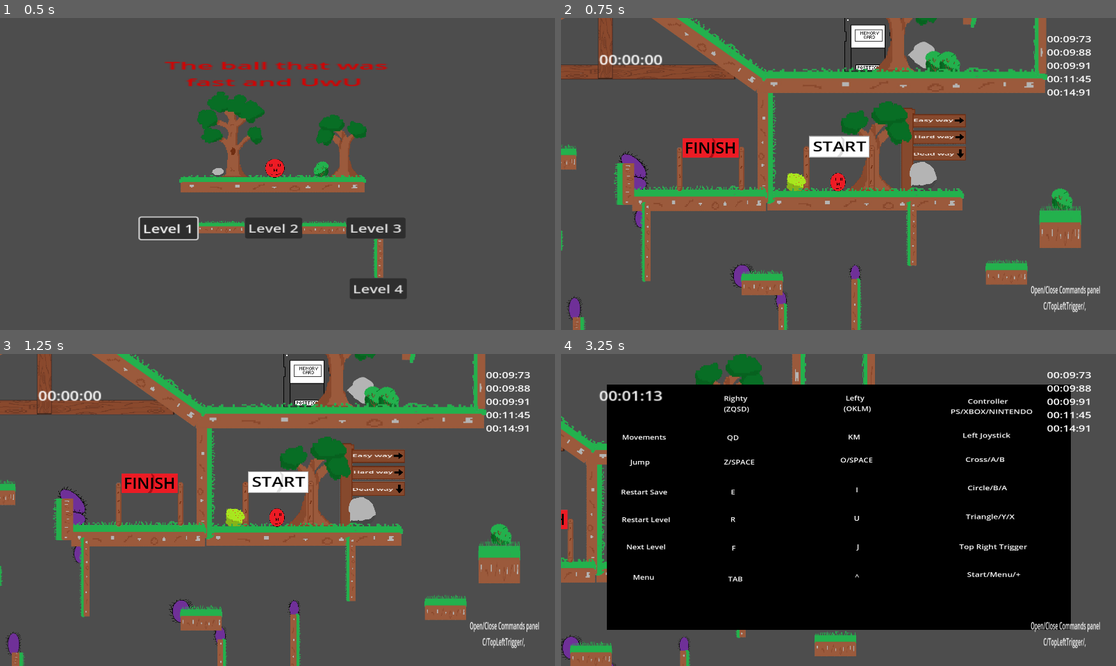
Above: before the commit, frames 1-4 (two rows, left to right).
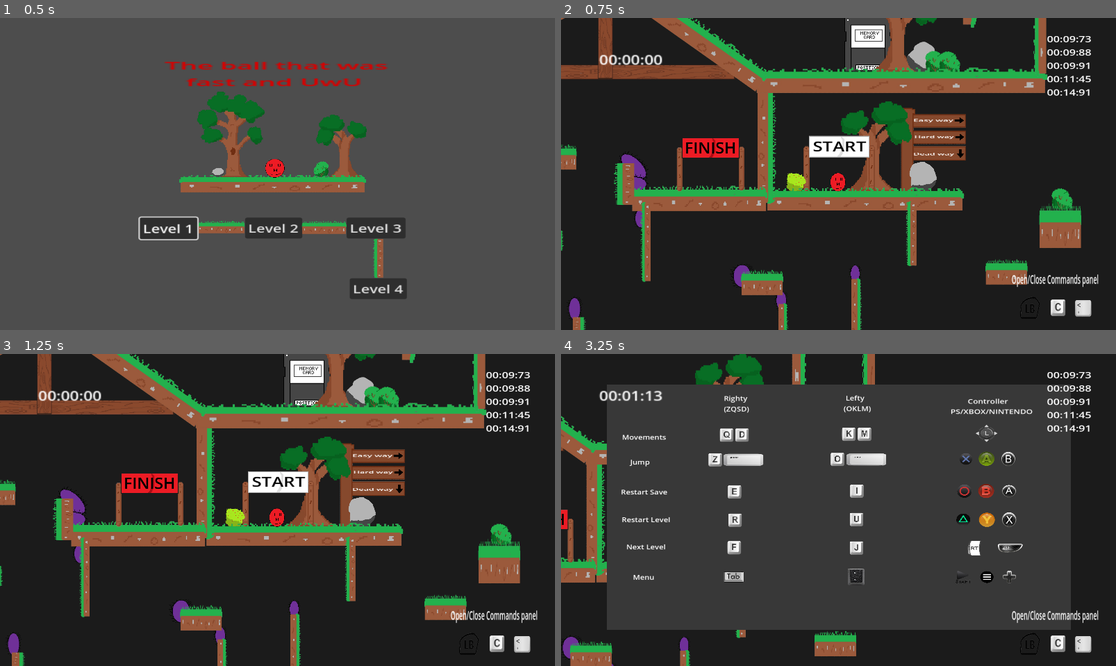
Above: after the commit, the same moments.

Repository: Mahnwe/TheBallThatWasUwU
Game: Godot game, scene res://Scenes/menu.tscn
Same seed, same stepped clock (60 frames per second), same inputs: the game is played once before the commit and once after it.
Inputs (mouse positions are in pixels of both pictures, inside the frame that each line leads up to):
- Up to frame 1 (0.5 s): no input
- Up to frame 2 (0.75 s): click "Level 1" at 0.5 s
- Up to frame 3 (1.25 s): no input
- Up to frame 4 (3.25 s): tap Enter at 1.25 s; move the mouse to (960, 494) at 1.27 s; hold D (move_right) 1.28-2.78 s; tap X (dash) at 1.35 s; click (960, 494) at 1.42 s; tap Space (jump) at 1.52, 2.27 s; move the mouse to (727, 525) at 2.02 s; tap F (next_level) at 2.1 s; move the mouse to (894, 441) at 2.77 s; hold A (move_left) from 2.78 s (still down); tap C (open_commands) at 2.85 s

Frame 1 is identical in both runs. In frame 2, 74% of the frame differs, in the area x 0-100%, y 0-100%; in frame 3, 74%; in frame 4, 94%.

Commit message:
Rework parts of UI with the new pngs, still the pause scene todo

Diff:
--- a/Scenes/commands_ui.tscn
+++ b/Scenes/commands_ui.tscn
@@ -1,6 +1,41 @@
-[gd_scene load_steps=2 format=3 uid="uid://cp0mu2e8kcon"]
+[gd_scene load_steps=37 format=3 uid="uid://cp0mu2e8kcon"]
 
 [ext_resource type="Script" path="res://Scripts/commands_ui.gd" id="1_in6he"]
+[ext_resource type="Texture2D" uid="uid://cea44i1yw26q1" path="res://Arts/KeyboardControls/Qkey-removebg-preview.png" id="2_apncb"]
+[ext_resource type="Texture2D" uid="uid://bnnl3n15x2t5l" path="res://Arts/KeyboardControls/Dkey-removebg-preview.png" id="3_uafni"]
+[ext_resource type="Texture2D" uid="uid://c32h8q26o4uyd" path="res://Arts/KeyboardControls/Zkey-removebg-preview.png" id="4_04nmc"]
+[ext_resource type="Texture2D" uid="uid://d3shxj7lijtfx" path="res://Arts/KeyboardControls/Spacekey-removebg-preview.png" id="5_gv5bw"]
+[ext_resource type="Texture2D" uid="uid://bc1x1232loy37" path="res://Arts/KeyboardControls/Ekey-removebg-preview.png" id="6_1sqgb"]
+[ext_resource type="Texture2D" uid="uid://bxs4smkm3bogo" path="res://Arts/KeyboardControls/Rkey-removebg-preview.png" id="7_nffs6"]
+[ext_resource type="Texture2D" uid="uid://dfyccu6jjdl6m" path="res://Arts/KeyboardControls/Fkey-removebg-preview.png" id="8_2xnq0"]
+[ext_resource type="Texture2D" uid="uid://doposqf4xd8cw" path="res://Arts/KeyboardControls/Tabkey-removebg-preview.png" id="9_x7xfw"]
+[ext_resource type="Texture2D" uid="uid://pmg43xtn6xiy" path="res://Arts/KeyboardControls/Xkey-removebg-preview.png" id="10_lfldb"]
+[ext_resource type="Texture2D" uid="uid://bsoyl6jusm3ys" path="res://Arts/KeyboardControls/Kkey-removebg-preview.png" id="11_4pkt2"]
+[ext_resource type="Texture2D" uid="uid://cuv8n5in56pkk" path="res://Arts/KeyboardControls/Mkey-removebg-preview.png" id="12_sunxo"]
+[ext_resource type="Texture2D" uid="uid://cfp3osmdvn2ak" path="res://Arts/KeyboardControls/Okey-removebg-preview.png" id="13_l6bwp"]
+[ext_resource type="Texture2D" uid="uid://cbmvxyponfcue" path="res://Arts/KeyboardControls/Ikey-removebg-preview.png" id="14_qa38p"]
+[ext_resource type="Texture2D" uid="uid://bkt8unwo1idff" path="res://Arts/KeyboardControls/Ukey-removebg-preview.png" id="15_q0fr3"]
+[ext_resource type="Texture2D" uid="uid://b2y8j40kibhyg" path="res://Arts/KeyboardControls/Jkey-removebg-preview.png" id="16_2cbhg"]
+[ext_resource type="Texture2D" uid="uid://doifl1w5xb306" path="res://Arts/KeyboardControls/Circumflexkey-removebg-preview.png" id="17_15w8q"]
+[ext_resource type="Texture2D" uid="uid://b42xivpe6f75y" path="res://Arts/KeyboardControls/Semicolonkey-removebg-preview.png" id="18_s7klp"]
+[ext_resource type="Texture2D" uid="uid://doeotn4rjw8v4" path="res://Arts/ControllerControls/LeftJoystick-removebg-preview.png" id="19_jgwf3"]
+[ext_resource type="Texture2D" uid="uid://c11woyc7aa1j7" path="res://Arts/ControllerControls/Cross-removebg-preview.png" id="20_lg78q"]
+[ext_resource type="Texture2D" uid="uid://c3uy8htjo7x7b" path="res://Arts/ControllerControls/AButton-removebg-preview.png" id="21_iurxd"]
+[ext_resource type="Texture2D" uid="uid://batnsbas4oa8u" path="res://Arts/ControllerControls/BSwitch-removebg-preview.png" id="22_5so20"]
+[ext_resource type="Texture2D" uid="uid://cgijxlad10f54" path="res://Arts/ControllerControls/CircleButton-removebg-preview.png" id="23_7oxx0"]
+[ext_resource type="Texture2D" uid="uid://cx83hytcg66vq" path="res://Arts/ControllerControls/BButton-removebg-preview.png" id="24_4woxk"]
+[ext_resource type="Texture2D" uid="uid://57v35ecv1pcw" path="res://Arts/ControllerControls/ASwitch-removebg-preview.png" id="25_khoyl"]
+[ext_resource type="Texture2D" uid="uid://cnrsquqhx3ucx" path="res://Arts/ControllerControls/TriangleButton-removebg-preview.png" id="26_7pc8d"]
+[ext_resource type="Texture2D" uid="uid://b5tjyqi8gqrau" path="res://Arts/ControllerControls/YButton-removebg-preview.png" id="27_s0mdr"]
+[ext_resource type="Texture2D" uid="uid://d2ivef5yrurvd" path="res://Arts/ControllerControls/XSwitch-removebg-preview.png" id="28_f6ipp"]
+[ext_resource type="Texture2D" uid="uid://bbdesxaqu1x6o" path="res://Arts/ControllerControls/RightTrigger-removebg-preview.png" id="29_yo4yd"]
+[ext_resource type="Texture2D" uid="uid://d4uppifddsjc" path="res://Arts/ControllerControls/RightTriggerSwitch-removebg-preview.png" id="30_ajr3c"]
+[ext_resource type="Texture2D" uid="uid://cnakslo431wlm" path="res://Arts/ControllerControls/Start-removebg-preview.png" id="31_p8u0t"]
+[ext_resource type="Texture2D" uid="uid://chi8fx5di1r7n" path="res://Arts/ControllerControls/Menu-removebg-preview.png" id="32_k81pc"]
+[ext_resource type="Texture2D" uid="uid://bwv5alhg5rklv" path="res://Arts/ControllerControls/Switch+-removebg-preview.png" id="33_cep7v"]
+[ext_resource type="Texture2D" uid="uid://d2tdp336bis5j" path="res://Arts/ControllerControls/Square-removebg-preview.png" id="34_k6euw"]
+[ext_resource type="Texture2D" uid="uid://cmof2sbw6pjjp" path="res://Arts/ControllerControls/XButton-removebg-preview.png" id="35_dq218"]
+[ext_resource type="Texture2D" uid="uid://b2x3glmt64vks" path="res://Arts/ControllerControls/YSwitch-removebg-preview.png" id="36_jtqtl"]
 
 [node name="CommandsUI" type="Control"]
 z_index = 2
@@ -23,68 +58,48 @@
 text = "    Righty
     (ZQSD)"
 
-[node name="MovementK1" type="Label" parent="Keyboard1"]
-layout_mode = 0
-offset_left = 29.0
-offset_top = 115.0
-offset_right = 82.0
-offset_bottom = 143.0
-theme_override_font_sizes/font_size = 20
-text = "QD"
-
-[node name="JumpK1" type="Label" parent="Keyboard1"]
-layout_mode = 0
-offset_left = 21.0
-offset_top = 187.0
-offset_right = 101.0
-offset_bottom = 215.0
-theme_override_font_sizes/font_size = 20
-text = "Z/SPACE"
-
-[node name="RestartSaveK1" type="Label" parent="Keyboard1"]
-layout_mode = 0
-offset_left = 39.0
-offset_top = 275.0
-offset_right = 79.0
-offset_bottom = 303.0
-theme_override_font_sizes/font_size = 20
-text = "E"
-
-[node name="RestartLevelK1" type="Label" parent="Keyboard1"]
-layout_mode = 0
-offset_left = 38.0
-offset_top = 355.0
-offset_right = 78.0
-offset_bottom = 383.0
-theme_override_font_sizes/font_size = 20
-text = "R"
-
-[node name="NextLevelK1" type="Label" parent="Keyboard1"]
-layout_mode = 0
-offset_left = 41.0
-offset_top = 439.0
-offset_right = 81.0
-offset_bottom = 467.0
-theme_override_font_sizes/font_size = 20
-text = "F"
-
-[node name="MenuK1" type="Label" parent="Keyboard1"]
-layout_mode = 0
-offset_left = 32.0
-offset_top = 530.0
-offset_right = 72.0
-offset_bottom = 558.0
-theme_override_font_sizes/font_size = 20
-text = "TAB"
-
-[node name="DashK1" type="Label" parent="Keyboard1"]
-layout_mode = 0
-offset_left = 37.0
-offset_top = 604.0
-offset_right = 77.0
-offset_bottom = 632.0
-theme_override_font_sizes/font_size = 20
-text = "X"
+[node name="MovementK1" type="Sprite2D" parent="Keyboard1"]
+position = Vector2(28, 123)
+scale = Vector2(0.171171, 0.192982)
+texture = ExtResource("2_apncb")
+
+[node name="Sprite2D" type="Sprite2D" parent="Keyboard1/MovementK1"]
+position = Vector2(233.684, 0)
+texture = ExtResource("3_uafni")
+
+[node name="JumpK1" type="Sprite2D" parent="Keyboard1"]
+position = Vector2(-1, 195)
+scale = Vector2(0.171171, 0.192982)
+texture = ExtResource("4_04nmc")
+
+[node name="Sprite2D" type="Sprite2D" parent="Keyboard1/JumpK1"]
+position = Vector2(426.474, 0)
+texture = ExtResource("5_gv5bw")
+
+[node name="RestartSaveK1" type="Sprite2D" parent="Keyboard1"]
+position = Vector2(49, 290)
+scale = Vector2(0.171171, 0.192982)
+texture = ExtResource("6_1sqgb")
+
+[node name="RestartLevelK1" type="Sprite2D" parent="Keyboard1"]
+position = Vector2(50, 372)
+scale = Vector2(0.171171, 0.192982)
+texture = ExtResource("7_nffs6")
+
+[node name="NextLevelK1" type="Sprite2D" parent="Keyboard1"]
+position = Vector2(48, 453)
+scale = Vector2(0.171171, 0.192982)
+texture = ExtResource("8_2xnq0")
+
+[node name="MenuK1" type="Sprite2D" parent="Keyboard1"]
+position = Vector2(47, 539)
+scale = Vector2(0.171171, 0.192982)
+texture = ExtResource("9_x7xfw")
+
+[node name="DashK1" type="Sprite2D" parent="Keyboard1"]
+position = Vector2(47, 622)
+scale = Vector2(0.171171, 0.192982)
+texture = ExtResource("10_lfldb")
 
 [node name="Keyboard2" type="Label" parent="."]
 z_index = 2
@@ -97,68 +112,48 @@
 text = "    Lefty
    (OKLM)"
 
-[node name="MovementK2" type="Label" parent="Keyboard2"]
-layout_mode = 0
-offset_left = 27.0
-offset_top = 114.0
-offset_right = 67.0
-offset_bottom = 142.0
-theme_override_font_sizes/font_size = 20
-text = "KM"
-
-[node name="JumpK2" type="Label" parent="Keyboard2"]
-layout_mode = 0
-offset_left = 7.0
-offset_top = 182.0
-offset_right = 91.0
-offset_bottom = 210.0
-theme_override_font_sizes/font_size = 20
-text = "O/SPACE"
-
-[node name="RestartSaveK2" type="Label" parent="Keyboard2"]
-layout_mode = 0
-offset_left = 47.0
-offset_top = 269.0
-offset_right = 87.0
-offset_bottom = 297.0
-theme_override_font_sizes/font_size = 20
-text = "I"
-
-[node name="RestartLevelK2" type="Label" parent="Keyboard2"]
-layout_mode = 0
-offset_left = 42.0
-offset_top = 353.0
-offset_right = 82.0
-offset_bottom = 381.0
-theme_override_font_sizes/font_size = 20
-text = "U"
-
-[node name="NextLevelK2" type="Label" parent="Keyboard2"]
-layout_mode = 0
-offset_left = 50.0
-offset_top = 436.0
-offset_right = 90.0
-offset_bottom = 464.0
-theme_override_font_sizes/font_size = 20
-text = "J"
-
-[node name="MenuK2" type="Label" parent="Keyboard2"]
-layout_mode = 0
-offset_left = 45.0
-offset_top = 524.0
-offset_right = 85.0
-offset_bottom = 552.0
-theme_override_font_sizes/font_size = 20
-text = "^"
-
-[node name="DashK2" type="Label" parent="Keyboard2"]
-layout_mode = 0
-offset_left = 17.0
-offset_top = 604.0
-offset_right = 92.0
-offset_bottom = 632.0
-theme_override_font_sizes/font_size = 20
-text = "Comma"
+[node name="MovementK2" type="Sprite2D" parent="Keyboard2"]
+position = Vector2(29, 121)
+scale = Vector2(0.171171, 0.192982)
+texture = ExtResource("11_4pkt2")
+
+[node name="Sprite2D" type="Sprite2D" parent="Keyboard2/MovementK2"]
+position = Vector2(239.526, 0)
+texture = ExtResource("12_sunxo")
+
+[node name="JumpK2" type="Sprite2D" parent="Keyboard2"]
+position = Vector2(0, 195)
+scale = Vector2(0.171171, 0.192982)
+texture = ExtResource("13_l6bwp")
+
+[node name="Sprite2D" type="Sprite2D" parent="Keyboard2/JumpK2"]
+position = Vector2(438.158, 0)
+texture = ExtResource("5_gv5bw")
+
+[node name="RestartSaveK2" type="Sprite2D" parent="Keyboard2"]
+position = Vector2(50, 288)
+scale = Vector2(0.171171, 0.192982)
+texture = ExtResource("14_qa38p")
+
+[node name="RestartLevelK2" type="Sprite2D" parent="Keyboard2"]
+position = Vector2(49, 371)
+scale = Vector2(0.171171, 0.192982)
+texture = ExtResource("15_q0fr3")
+
+[node name="NextLevelK2" type="Sprite2D" parent="Keyboard2"]
+position = Vector2(49, 455)
+scale = Vector2(0.171171, 0.192982)
+texture = ExtResource("16_2cbhg")
+
+[node name="MenuK2" type="Sprite2D" parent="Keyboard2"]
+position = Vector2(48, 540)
+scale = Vector2(0.171171, 0.192982)
+texture = ExtResource("17_15w8q")
+
+[node name="DashK2" type="Sprite2D" parent="Keyboard2"]
+position = Vector2(48, 622)
+scale = Vector2(0.171171, 0.192982)
+texture = ExtResource("18_s7klp")
 
 [node name="Controller" type="Label" parent="."]
 z_index = 2
@@ -172,68 +167,89 @@
 text = "        Controller
 PS/XBOX/NINTENDO"
 
-[node name="MovementsC" type="Label" parent="Controller"]
-layout_mode = 0
-offset_left = 29.0268
-offset_top = 103.093
-offset_right = 146.027
-offset_bottom = 131.093
-theme_override_font_sizes/font_size = 20
-text = "Left Joystick"
-
-[node name="JumpC" type="Label" parent="Controller"]
-layout_mode = 0
-offset_left = 35.5813
-offset_top = 176.289
-offset_right = 130.581
-offset_bottom = 204.289
-theme_override_font_sizes/font_size = 20
-text = "Cross/A/B"
-
-[node name="RestartSaveC" type="Label" parent="Controller"]
-layout_mode = 0
-offset_left = 41.1993
-offset_top = 261.856
-offset_right = 137.199
-offset_bottom = 289.856
-theme_override_font_sizes/font_size = 20
-text = "Circle/B/A"
-
-[node name="RestartLevelC" type="Label" parent="Controller"]
-layout_mode = 0
-offset_left = 36.5177
-offset_top = 349.485
-offset_right = 154.518
-offset_bottom = 377.485
-theme_override_font_sizes/font_size = 20
-text = "Triangle/Y/X"
-
-[node name="NextLevelC" type="Label" parent="Controller"]
-layout_mode = 0
-offset_left = 20.5996
-offset_top = 440.206
-offset_right = 185.6
-offset_bottom = 468.206
-theme_override_font_sizes/font_size = 20
-text = "Top Right Trigger"
-
-[node name="MenuC" type="Label" parent="Controller"]
-layout_mode = 0
-offset_left = 40.2629
-offset_top = 523.711
-offset_right = 261.262
-offset_bottom = 551.711
-theme_override_font_sizes/font_size = 20
-text = "Start/Menu/+"
-
-[node name="DashC" type="Label" parent="Controller"]
-layout_mode = 0
-offset_left = 43.072
-offset_top = 606.186
-offset_right = 208.072
-offset_bottom = 634.186
-theme_override_font_sizes/font_size = 20
-text = "Square/X/Y"
+[node name="MovementsC" type="Sprite2D" parent="Controller"]
+position = Vector2(88.4848, 111.856)
+scale = Vector2(0.242022, 0.240701)
+texture = ExtResource("19_jgwf3")
+
+[node name="JumpC" type="Sprite2D" parent="Controller"]
+position = Vector2(37.4539, 188.66)
+scale = Vector2(0.171171, 0.192982)
+texture = ExtResource("20_lg78q")
+
+[node name="Sprite2D" type="Sprite2D" parent="Controller/JumpC"]
+position = Vector2(295.393, -8.15137e-05)
+texture = ExtResource("21_iurxd")
+
+[node name="Sprite2D2" type="Sprite2D" parent="Controller/JumpC"]
+position = Vector2(603.563, 5.34193)
+scale = Vector2(1.90387, 2.17465)
+texture = ExtResource("22_5so20")
+
+[node name="RestartSaveC" type="Sprite2D" parent="Controller"]
+position = Vector2(33.7085, 286.598)
+scale = Vector2(0.171171, 0.192982)
+texture = ExtResource("23_7oxx0")
+
+[node name="Sprite2D" type="Sprite2D" parent="Controller/RestartSaveC"]
+position = Vector2(311.804, 0)
+texture = ExtResource("24_4woxk")
+
+[node name="Sprite2D2" type="Sprite2D" parent="Controller/RestartSaveC"]
+position = Vector2(639.854, 2.67098)
+scale = Vector2(1.90147, 1.86019)
+texture = ExtResource("25_khoyl")
+
+[node name="RestartLevelC" type="Sprite2D" parent="Controller"]
+position = Vector2(30.8995, 373.196)
+scale = Vector2(0.171171, 0.192982)
+texture = ExtResource("26_7pc8d")
+
+[node name="Sprite2D" type="Sprite2D" parent="Controller/RestartLevelC"]
+position = Vector2(333.685, 0)
+texture = ExtResource("27_s0mdr")
+
+[node name="Sprite2D2" type="Sprite2D" parent="Controller/RestartLevelC"]
+position = Vector2(650.06, -5.34198)
+scale = Vector2(1.95228, 2.25446)
+texture = ExtResource("28_f6ipp")
+
+[node name="NextLevelC" type="Sprite2D" parent="Controller"]
+position = Vector2(58.9899, 458.763)
+scale = Vector2(0.304857, 0.250913)
+texture = ExtResource("29_yo4yd")
+
+[node name="Sprite2D" type="Sprite2D" parent="Controller/NextLevelC"]
+position = Vector2(282.571, 0)
+texture = ExtResource("30_ajr3c")
+
+[node name="MenuC" type="Sprite2D" parent="Controller"]
+position = Vector2(30.8995, 546.392)
+scale = Vector2(0.171171, 0.192982)
+texture = ExtResource("31_p8u0t")
+
+[node name="Sprite2D" type="Sprite2D" parent="Controller/MenuC"]
+position = Vector2(333.685, 0)
+texture = ExtResource("32_k81pc")
+
+[node name="Sprite2D2" type="Sprite2D" parent="Controller/MenuC"]
+position = Vector2(650.958, 2.67098)
+scale = Vector2(1.97126, 2.03283)
+texture = ExtResource("33_cep7v")
+
+[node name="DashC" type="Sprite2D" parent="Controller"]
+position = Vector2(29.9631, 634.021)
+scale = Vector2(0.171171, 0.192982)
+texture = ExtResource("34_k6euw")
+
+[node name="Sprite2D" type="Sprite2D" parent="Controller/DashC"]
+position = Vector2(339.155, 0)
+texture = ExtResource("35_dq218")
+
+[node name="Sprite2D2" type="Sprite2D" parent="Controller/DashC"]
+position = Vector2(667.369, -5.34205)
+scale = Vector2(1.92471, 2.09689)
+texture = ExtResource("36_jtqtl")
 
 [node name="Movements" type="Label" parent="."]
 layout_mode = 2
@@ -305,4 +321,4 @@
 layout_mode = 0
 offset_right = 40.0
 offset_bottom = 40.0
-color = Color(0, 0, 0, 1)
+color = Color(0.219501, 0.219501, 0.219501, 1)
--- a/Scenes/level1.tscn
+++ b/Scenes/level1.tscn
@@ -600,6 +600,14 @@
 [node name="platform30" parent="." instance=ExtResource("7_v154u")]
 position = Vector2(-952, -795)
 scale = Vector2(0.160002, 1)
+
+[node name="ColorRect" type="ColorRect" parent="."]
+z_index = -20
+offset_left = -2785.0
+offset_top = -1107.0
+offset_right = 925.0
+offset_bottom = 1022.0
+color = Color(0.10748, 0.10748, 0.10748, 1)
 
 [connection signal="player_exited_game_area" from="GameArea" to="." method="_on_game_area_player_exited_game_area"]
 [connection signal="player_exited_start_area" from="StartArea" to="." method="_on_start_area_player_exited_start_area"]
--- a/Scenes/pause.tscn
+++ b/Scenes/pause.tscn
@@ -38,6 +38,7 @@
 offset_right = 409.0
 offset_bottom = 901.0
 scale = Vector2(2.92302, 1.95431)
+theme_override_colors/font_color = Color(0, 0, 0, 1)
 text = "Return to menu
 
              Ctrl
@@ -51,7 +52,6 @@
 offset_right = 27.0551
 offset_bottom = 35.3948
 scale = Vector2(3.95883, 2.78068)
-color = Color(0, 0, 0, 1)
 
 [node name="Label3" type="Label" parent="."]
 z_index = 5
@@ -61,6 +61,7 @@
 offset_right = 1446.0
 offset_bottom = 901.0
 scale = Vector2(2.88, 1.92)
+theme_override_colors/font_color = Color(0, 0, 0, 1)
 text = "          Continue
 
        Start/Menu/+
@@ -75,4 +76,3 @@
 offset_right = 28.1944
 offset_bottom = 34.5652
 scale = Vector2(4.90278, 2.86957)
-color = Color(0, 0, 0, 1)
--- a/Scenes/player.tscn
+++ b/Scenes/player.tscn
@@ -1,15 +1,18 @@
-[gd_scene load_steps=19 format=3 uid="uid://c26rjdt07ubrq"]
+[gd_scene load_steps=22 format=3 uid="uid://c26rjdt07ubrq"]
 
 [ext_resource type="Script" path="res://Scripts/player.gd" id="1_24gvc"]
 [ext_resource type="Texture2D" uid="uid://dbrwk67lnlp18" path="res://Arts/SpritesPersoBall/UwUSpriteBallFront-removebg-preview.png" id="2_g0yss"]
 [ext_resource type="PackedScene" uid="uid://c5pqy18mxsyby" path="res://Scenes/ui.tscn" id="2_rhkkp"]
+[ext_resource type="Texture2D" uid="uid://cwaisf542byb4" path="res://Arts/ControllerControls/LeftButton-removebg-preview.png" id="3_uwjuy"]
 [ext_resource type="Texture2D" uid="uid://diefribiugm3m" path="res://Arts/SpritesPersoBall/UwUSpriteBallDead-removebg-preview.png" id="4_02vbv"]
 [ext_resource type="Texture2D" uid="uid://c2005s45nfh52" path="res://Arts/SpritePersoDash/SpritePersoDash2-removebg-preview.png" id="4_157te"]
 [ext_resource type="Texture2D" uid="uid://cqp3ll46bo27n" path="res://Arts/SpritesPersoBall/UwUSpriteBallRight-removebg-preview.png" id="4_bp6ha"]
 [ext_resource type="Texture2D" uid="uid://dnugkqa4d7tfa" path="res://Arts/NewAnimSpriteBall/UwUSpriteBallRight1.5-removebg-preview.png" id="4_je60a"]
 [ext_resource type="Texture2D" uid="uid://bklk682klvor3" path="res://Arts/SpritesPersoBall/UwUSpriteBallRight2-removebg-preview.png" id="4_lx36c"]
+[ext_resource type="Texture2D" uid="uid://dq7p41nue3lsr" path="res://Arts/KeyboardControls/Ckey-removebg-preview.png" id="4_t2j0q"]
 [ext_resource type="Texture2D" uid="uid://b3h7mq0abcqhm" path="res://Arts/SpritesPersoBall/UwUSpriteBallRight3-removebg-preview.png" id="5_1nd78"]
 [ext_resource type="Texture2D" uid="uid://heukqqvjk1t7" path="res://Arts/SpritePersoDash/SpritePersoDash3-removebg-preview.png" id="5_q6oje"]
+[ext_resource type="Texture2D" uid="uid://bifgwrqjt20is" path="res://Arts/KeyboardControls/Commakey-removebg-preview.png" id="5_w2qmr"]
 [ext_resource type="Texture2D" uid="uid://c2ftocachgsg2" path="res://Arts/NewAnimSpriteBall/UwUSpriteBallRight2.5-removebg-preview.png" id="6_7yqso"]
 [ext_resource type="Texture2D" uid="uid://c4ukjf7cupgrp" path="res://Arts/SpritesPersoBall/UwUSpriteBallRight4-removebg-preview.png" id="6_raa1c"]
 [ext_resource type="Texture2D" uid="uid://dgyamti7exbgx" path="res://Arts/SpriteCharacterJump/SpriteJumpAnim1-removebg-preview.png" id="7_ibe2s"]
@@ -138,13 +141,28 @@
 offset_bottom = 441.0
 
 [node name="Commands" type="Label" parent="Camera2D/CanvasLayer"]
-offset_left = 1625.0
-offset_top = 915.0
-offset_right = 1854.0
-offset_bottom = 964.0
+offset_left = 1559.0
+offset_top = 873.0
+offset_right = 1845.0
+offset_bottom = 922.0
 scale = Vector2(1.05147, 2.14183)
-text = "Open/Close Commands panel
-          C/TopLeftTrigger/,"
+theme_override_font_sizes/font_size = 20
+text = "Open/Close Commands panel"
+
+[node name="Sprite2D" type="Sprite2D" parent="Camera2D/CanvasLayer/Commands"]
+position = Vector2(59.9163, 60.6957)
+scale = Vector2(0.231413, 0.192982)
+texture = ExtResource("3_uwjuy")
+
+[node name="Sprite2D" type="Sprite2D" parent="Camera2D/CanvasLayer/Commands/Sprite2D"]
+position = Vector2(400.778, 0)
+scale = Vector2(1.49553, 1)
+texture = ExtResource("4_t2j0q")
+
+[node name="Sprite2D2" type="Sprite2D" parent="Camera2D/CanvasLayer/Commands/Sprite2D"]
+position = Vector2(758.243, 4.83873)
+scale = Vector2(1, 0.643679)
+texture = ExtResource("5_w2qmr")
 
 [node name="AnimatedSprite2D" type="AnimatedSprite2D" parent="."]
 visibility_layer = 2
--- a/Scenes/wooden_plank.tscn
+++ b/Scenes/wooden_plank.tscn
@@ -12,9 +12,7 @@
 texture = ExtResource("1_fm7dg")
 
 [node name="Area2D" type="Area2D" parent="Sprite2D"]
-scale = Vector2(1, 1)
 
 [node name="CollisionShape2D" type="CollisionShape2D" parent="Sprite2D/Area2D"]
 position = Vector2(2.50001, 1.0842e-19)
-scale = Vector2(1, 1)
 shape = SubResource("RectangleShape2D_lhpn6")
